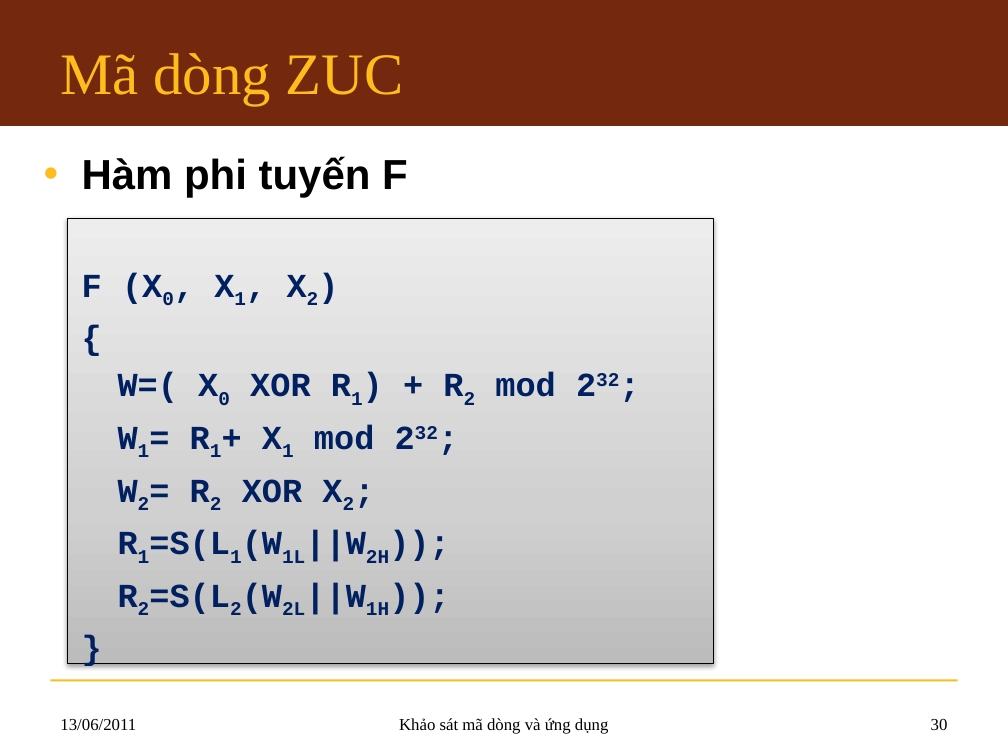
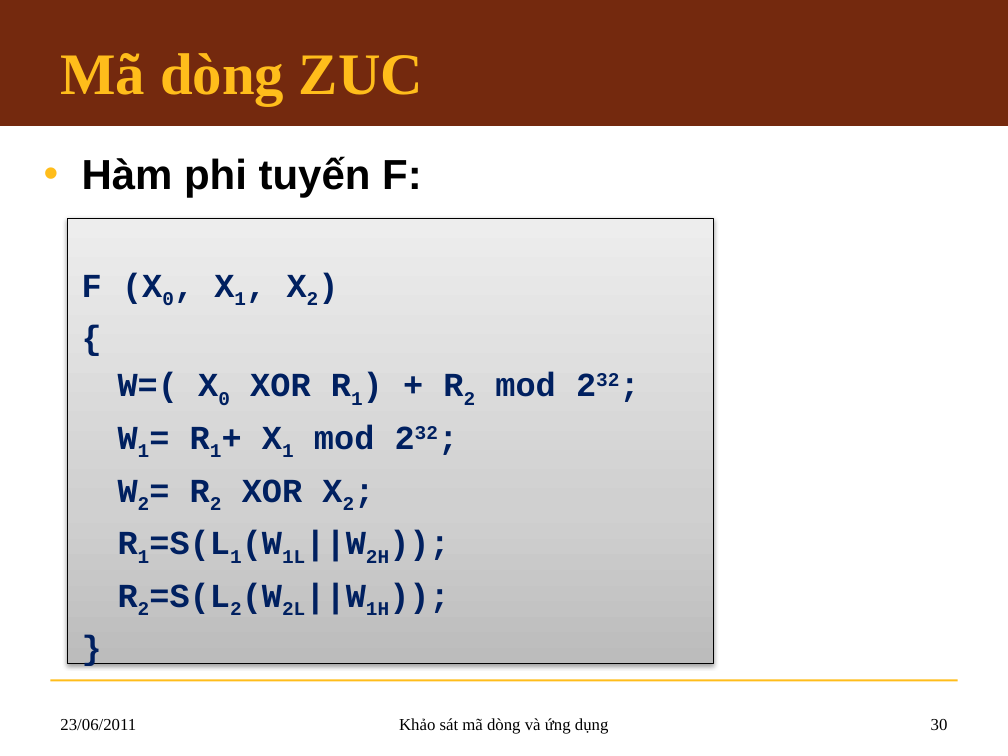
Before and after one commit to hemprasad/lvmm-sc, a slide deck: slide 30 of 7.Slide/KLTN_Slide.pptx. Drawn at 1008x756 pixels with LibreOffice and Linux fonts; fonts in the diff are those of the drawing; background and template pictures are left out. Boxes give left, top, right and bottom in pixels: in the first picture for what was removed or moved away, otherwise in the second. Text is boxed around its words. In the diff, an @@ line names an element or a change of style, - is before the commit and + after.

```diff
--- a/7.Slide/KLTN_Slide.pptx
+++ b/7.Slide/KLTN_Slide.pptx
@@ title "Mã dòng ZUC" at (60,53,423,105): bold on @@
@@ text at (82,156,422,198): text changed @@
-• Hàm phi tuyến F
+• Hàm phi tuyến F:
@@ text at (60,719,136,730): text changed @@
-13/06/2011
+23/06/2011
```
Also in this commit, not shown: 71 other slides changed.
